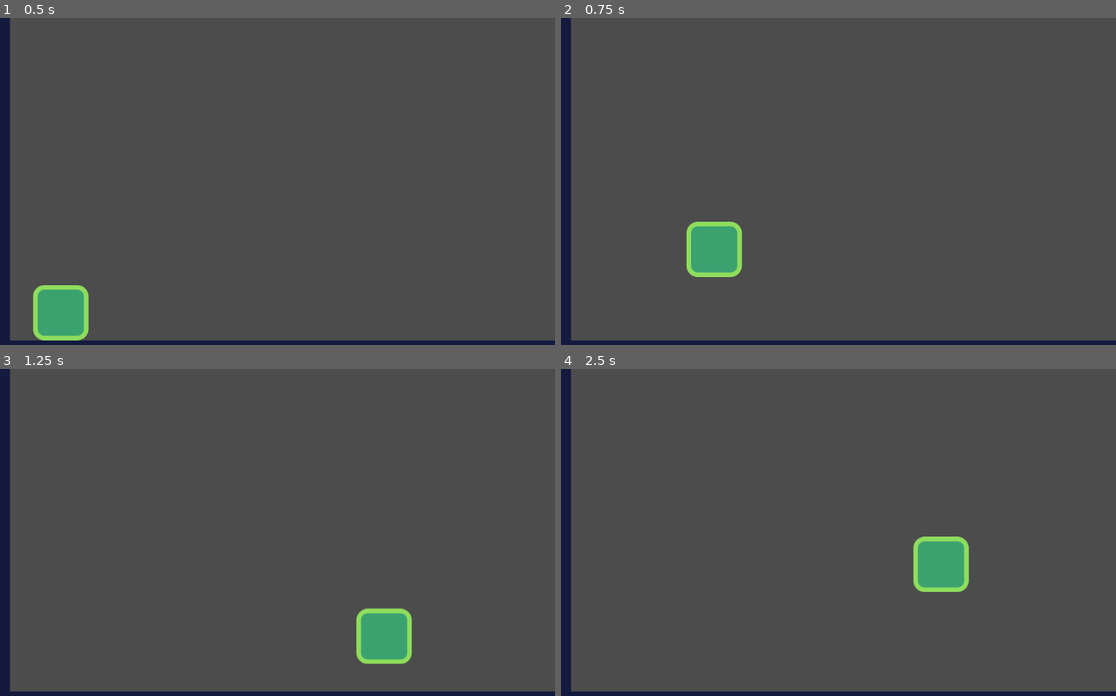
Above: before the commit, frames 1-4 (two rows, left to right).
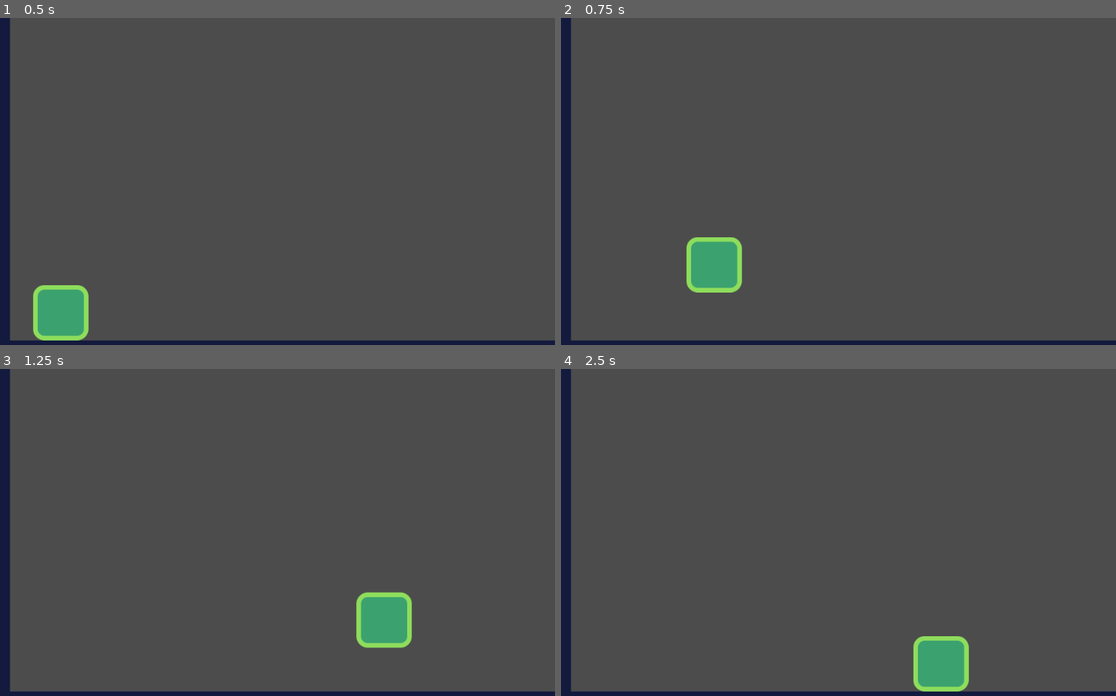
Above: after the commit, the same moments.

Repository: karliesanders/Platformer2
Game: Godot game, scene res://LevelTemp.tscn
The game is run twice, just before and just after one commit, with the same random seed, the same clock (stepped at 60 frames per second) and the same inputs.
Inputs:
- Up to frame 1 (0.5 s): no input
- Up to frame 2 (0.75 s): hold Right (move_right) from 0.53 s (still down); tap Up (jump) at 0.6 s
- Up to frame 3 (1.25 s): keep holding Right (move_right); tap Up (jump) at 0.77, 1.07 s
- Up to frame 4 (2.5 s): tap Up (jump) at 1.35, 1.52, 1.82, 2.1 s; release Right (move_right) at 2.03 s; hold Left (move_left) from 2.03 s (still down)

Frame 1 is identical in both runs. In frame 2, 1.2% of the frame differs, in the area x 22-33%, y 62-84%; in frame 3, 1.3%; in frame 4, 3.3%, in the area x 63-74%, y 51-99%.

Commit message:
added enemy basics, changed player camera -- everything working

Diff:
--- a/src/Actors/Actor.gd
+++ b/src/Actors/Actor.gd
@@ -6,7 +6,7 @@
 export var speed: = Vector2(300.0, 1000.0)
 export var gravity: = 3000.0
 
-var velocity: = Vector2.ZERO
+var _velocity: = Vector2.ZERO
 
 #func _physics_process(delta: float) -> void:
 	#velocity.y += gravity * delta
--- /dev/null
+++ b/src/Actors/Enemy.gd
@@ -0,0 +1,12 @@
+extends "res://src/Actors/Actor.gd"
+
+
+func _ready() -> void:
+	set_physics_process(false)
+	_velocity.x = -speed.x
+
+func _physics_process(delta: float) -> void:
+	_velocity.y += gravity * delta
+	if is_on_wall():
+		_velocity.x *= -1.0
+	_velocity.y = move_and_slide(_velocity, FLOOR_NORMAL).y
--- /dev/null
+++ b/src/Actors/Enemy.tscn
@@ -0,0 +1,26 @@
+[gd_scene load_steps=4 format=2]
+
+[ext_resource path="res://src/Actors/Enemy.gd" type="Script" id=1]
+[ext_resource path="res://start-assets/enemy.png" type="Texture" id=2]
+
+[sub_resource type="RectangleShape2D" id=1]
+extents = Vector2( 48, 32 )
+
+[node name="Enemy" type="KinematicBody2D"]
+collision_layer = 2
+collision_mask = 9
+script = ExtResource( 1 )
+
+[node name="enemy" type="Sprite" parent="."]
+position = Vector2( 0, -48 )
+texture = ExtResource( 2 )
+
+[node name="CollisionShape2D" type="CollisionShape2D" parent="."]
+position = Vector2( 0, -32 )
+shape = SubResource( 1 )
+
+[node name="VisibilityEnabler2D" type="VisibilityEnabler2D" parent="."]
+position = Vector2( 1.90735e-06, -32 )
+scale = Vector2( 4.8, 1 )
+process_parent = true
+physics_process_parent = true
--- a/src/Actors/Player.gd
+++ b/src/Actors/Player.gd
@@ -2,9 +2,10 @@
 
 
 func _physics_process(delta: float) -> void:
+	var is_jump_interrupted: = Input.is_action_just_released("jump") and _velocity.y < 0.0
 	var direction: = get_direction()
-	velocity = calculate_move_velocity(velocity, direction, speed)
-	velocity = move_and_slide(velocity, Vector2.UP)
+	_velocity = calculate_move_velocity(_velocity, direction, speed, is_jump_interrupted)
+	_velocity = move_and_slide(_velocity, Vector2.UP)
 
 
 func get_direction() -> Vector2:
@@ -16,11 +17,14 @@
 func calculate_move_velocity(
 		linear_velocity: Vector2,
 		direction: Vector2,
-		speed: Vector2
+		speed: Vector2,
+		is_jump_interrupted: bool
 	) -> Vector2:
 	var out: = linear_velocity
 	out.x = speed.x * direction.x
 	out.y += gravity * get_physics_process_delta_time()
 	if direction.y == -1.0:
 		out.y = speed.y * direction.y
+	if is_jump_interrupted:
+		out.y = 0.0
 	return out
--- a/src/Actors/Player.tscn
+++ b/src/Actors/Player.tscn
@@ -9,7 +9,7 @@
 [node name="Player" type="KinematicBody2D"]
 collision_mask = 8
 script = ExtResource( 2 )
-speed = Vector2( 800, 1000 )
+speed = Vector2( 800, 1400 )
 
 [node name="player" type="Sprite" parent="."]
 position = Vector2( 0, -48 )
@@ -18,3 +18,6 @@
 [node name="CollisionShape2D" type="CollisionShape2D" parent="."]
 position = Vector2( 0, -48 )
 shape = SubResource( 1 )
+
+[node name="Camera2D" type="Camera2D" parent="."]
+position = Vector2( 0, -384 )
